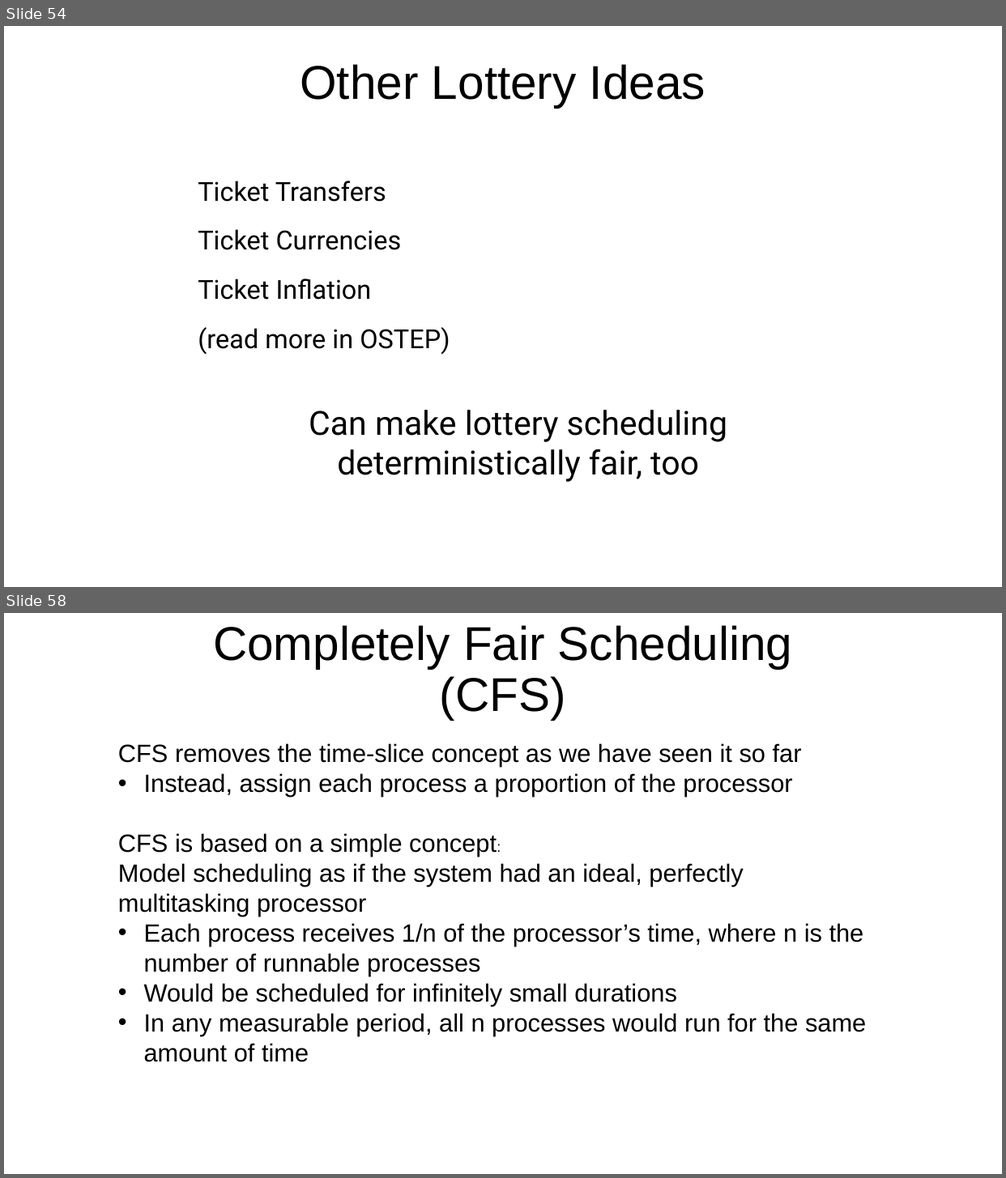
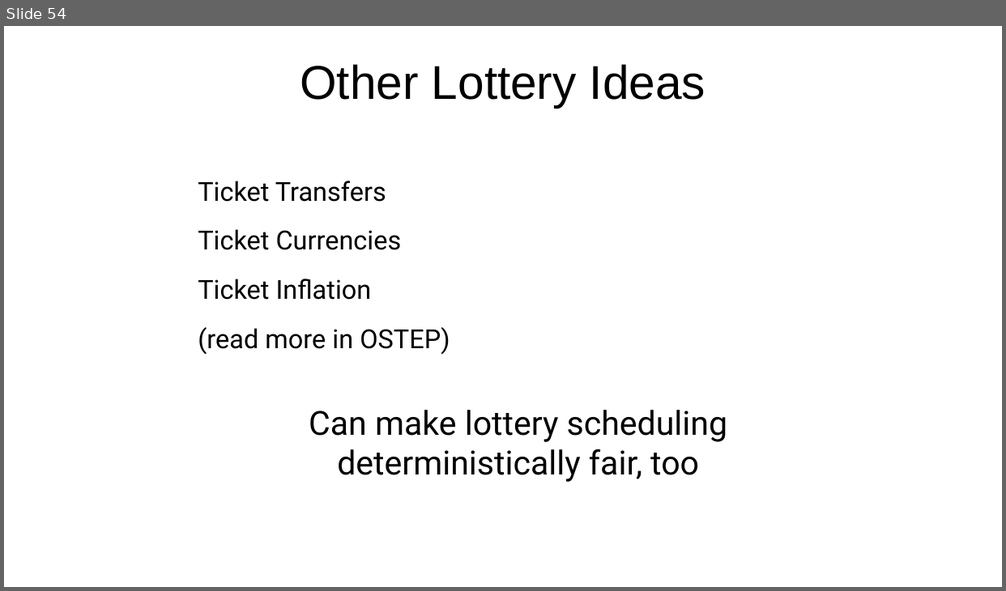
Before and after one commit to ngsrinivas/coursegen, a slide deck: ex/416-F23/staging/416-F23/lectures/03-scheduling.pptx. Shown one above the other, each under a label of ours: slides 54 and 58 before the commit, slide 54 after it; the slides between them are not shown. The pictures are 1006x1178 and 1006x591 pixels, drawn with LibreOffice and Linux fonts; fonts in the diff are those of the drawing. Boxes give left, top, right and bottom in pixels: in the first picture for what was removed or moved away, otherwise in the second. Text is boxed around its words. In the diff, an @@ line names an element or a change of style, - is before the commit and + after.

```diff
--- a/ex/416-F23/staging/416-F23/lectures/03-scheduling.pptx
+++ b/ex/416-F23/staging/416-F23/lectures/03-scheduling.pptx
@@ slide 58 removed at [4,613,1002,1174], background #FFFFFF @@
@@ title removed at [213,625,792,720] @@
-Completely Fair Scheduling (CFS)
@@ text removed at [118,743,866,1063] @@
-CFS removes the time-slice concept as we have seen it so far
-• Instead, assign each process a proportion of the processor
-CFS is based on a simple concept:
-Model scheduling as if the system had an ideal, perfectly multitasking processor
-    • Each process receives 1/n of the processor’s time, where n is the number of runnable processes
-    • Would be scheduled for infinitely small durations
-    • In any measurable period, all n processes would run for the same amount of time
```
Also in this commit, not shown: 10 other slides removed, 6 other files.
